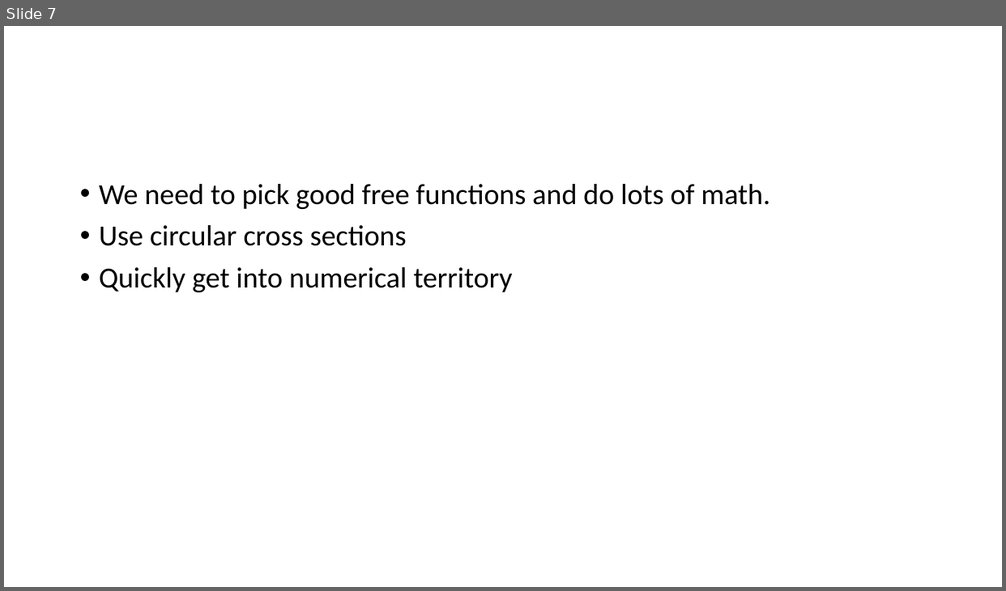
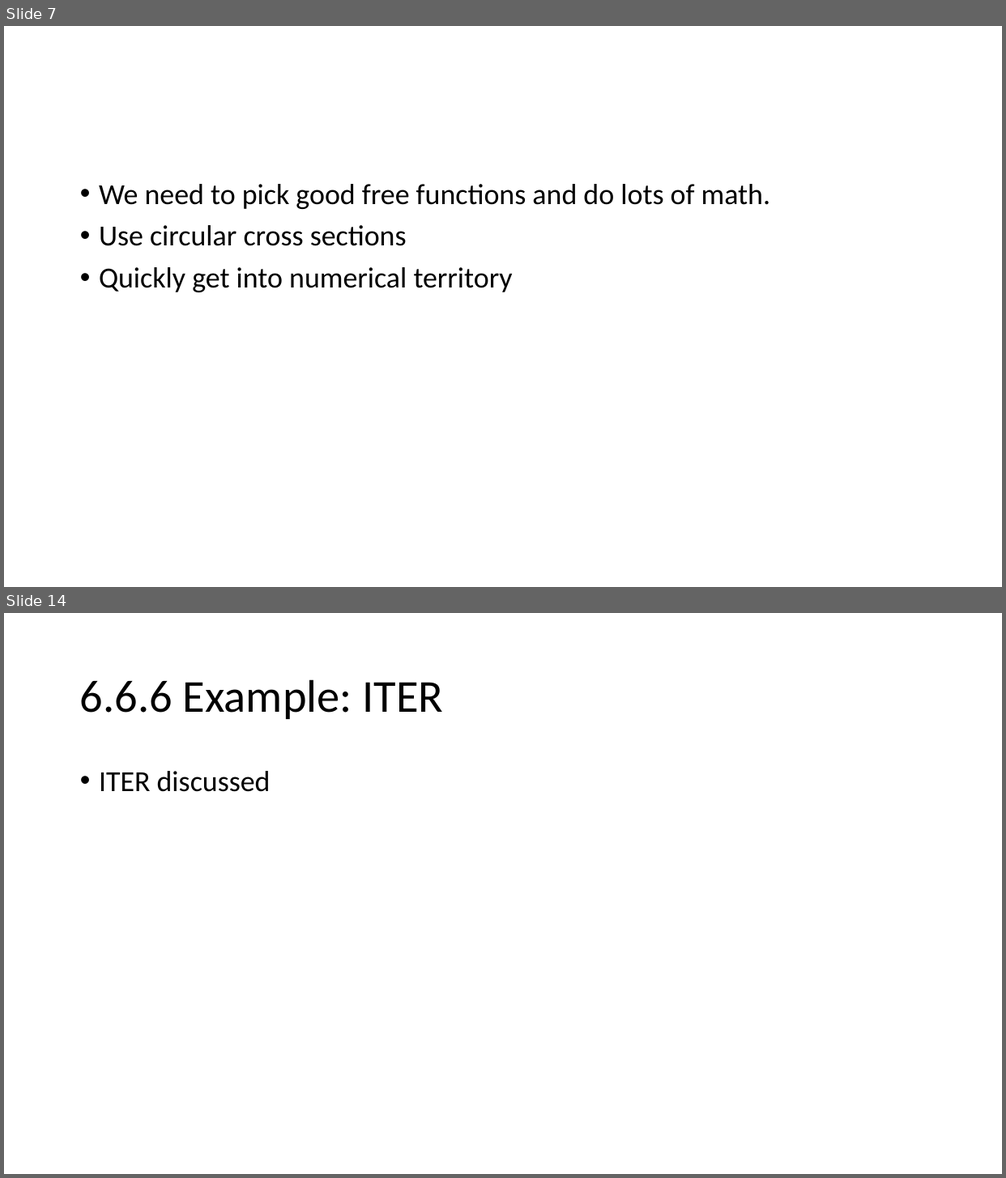
Before and after one commit to bartlettnbb2/academia, a slide deck: Presentations/IdealMHD_ch6.pptx. Shown one above the other, each under a label of ours: slide 7 before the commit, slides 7 and 14 after it; the slides between them are not shown. The pictures are 1006x591 and 1006x1178 pixels, drawn with LibreOffice and Linux fonts; fonts in the diff are those of the drawing; grey boxes stand for pictures. Boxes give left, top, right and bottom in pixels: in the first picture for what was removed or moved away, otherwise in the second. Text is boxed around its words. In the diff, an @@ line names an element or a change of style, - is before the commit and + after.

```diff
--- a/Presentations/IdealMHD_ch6.pptx
+++ b/Presentations/IdealMHD_ch6.pptx
@@ slide 14 added at box(4, 613, 1002, 1174), background #FFFFFF @@
@@ title added at box(80, 679, 444, 719), 44 pt, text #000000 @@
+6.6.6 Example: ITER
@@ text added at box(99, 771, 270, 792), 28 pt, text #000000 @@
+• ITER discussed
```
Also in this commit, not shown: 1 slide changed, 10 other slides added, 1 other file.
